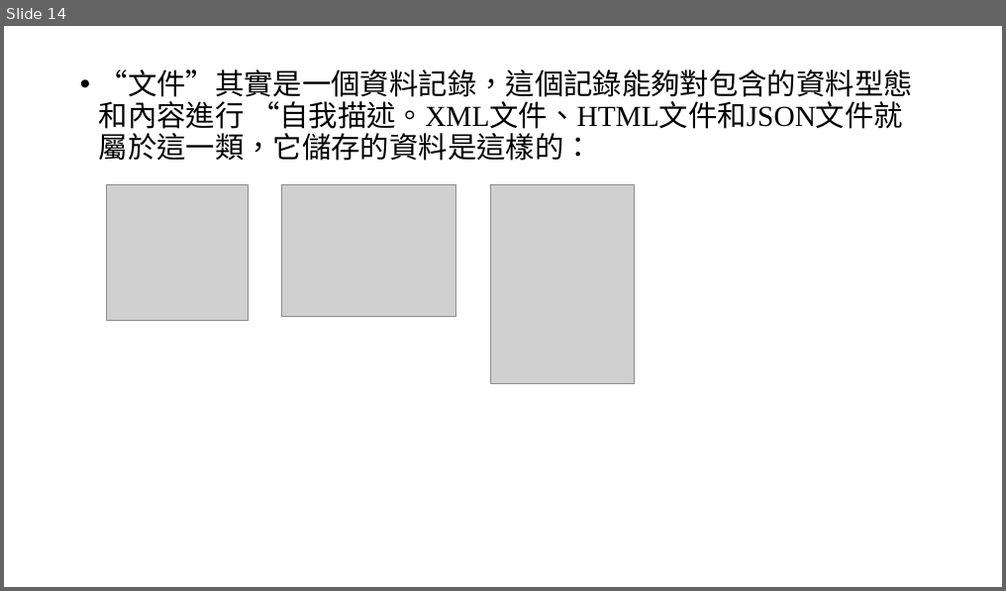
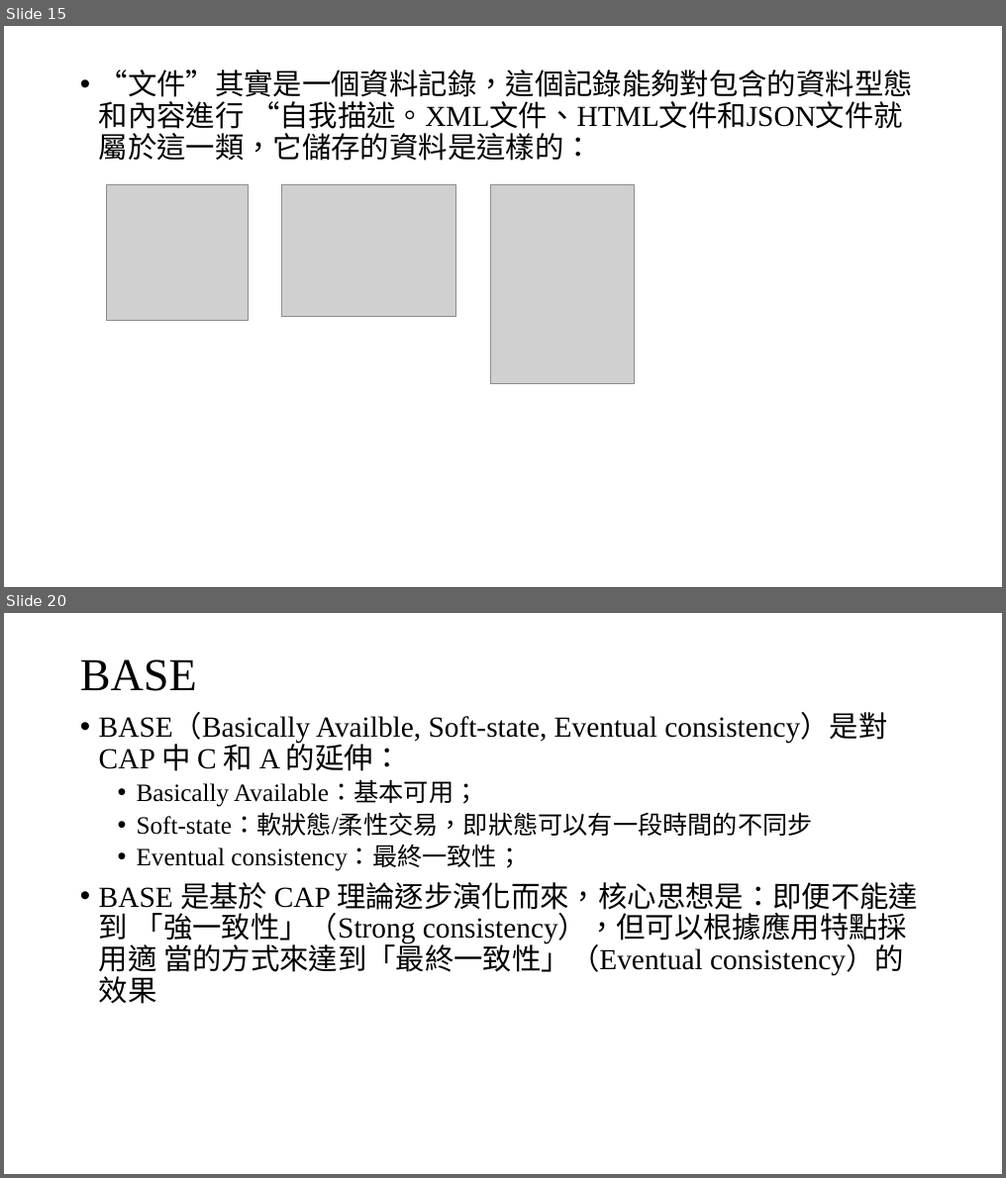
Before and after one commit to YuLiYangBryant/NoSQLReport, a slide deck: NoSQL.pptx. Shown one above the other, each under a label of ours: slide 14 before the commit, slides 15 and 20 after it; the slides between them are not shown. The pictures are 1006x591 and 1006x1178 pixels, drawn with LibreOffice and Linux fonts; fonts in the diff are those of the drawing; grey boxes stand for pictures. Boxes give left, top, right and bottom in pixels: in the first picture for what was removed or moved away, otherwise in the second. Text is boxed around its words. In the diff, an @@ line names an element or a change of style, - is before the commit and + after.

```diff
--- a/NoSQL.pptx
+++ b/NoSQL.pptx
@@ slide 20 added at <box>4,613,1002,1174</box>, background #FFFFFF @@
@@ title added at <box>80,660,197,691</box>, 44 pt, text #000000 @@
+BASE
@@ text added at <box>99,714,918,1004</box>, 28 pt, text #000000 @@
+• BASE（Basically Availble, Soft-state, Eventual consistency）是對 CAP 中 C 和 A 的延伸：
+  • Basically Available：基本可用；
+  • Soft-state：軟狀態/柔性交易，即狀態可以有一段時間的不同步
+  • Eventual consistency：最終一致性；
+• BASE 是基於 CAP 理論逐步演化而來，核心思想是：即便不能達到 「強一致性」（Strong consistency），但可以根據應用特點採用適 當的方式來達到「最終一致性」（Eventual consistency）的效果
@@ what was slide 14 is now slide 15 @@
```
Also in this commit, not shown: 3 slides changed, 5 other slides added, 14 slides removed.
